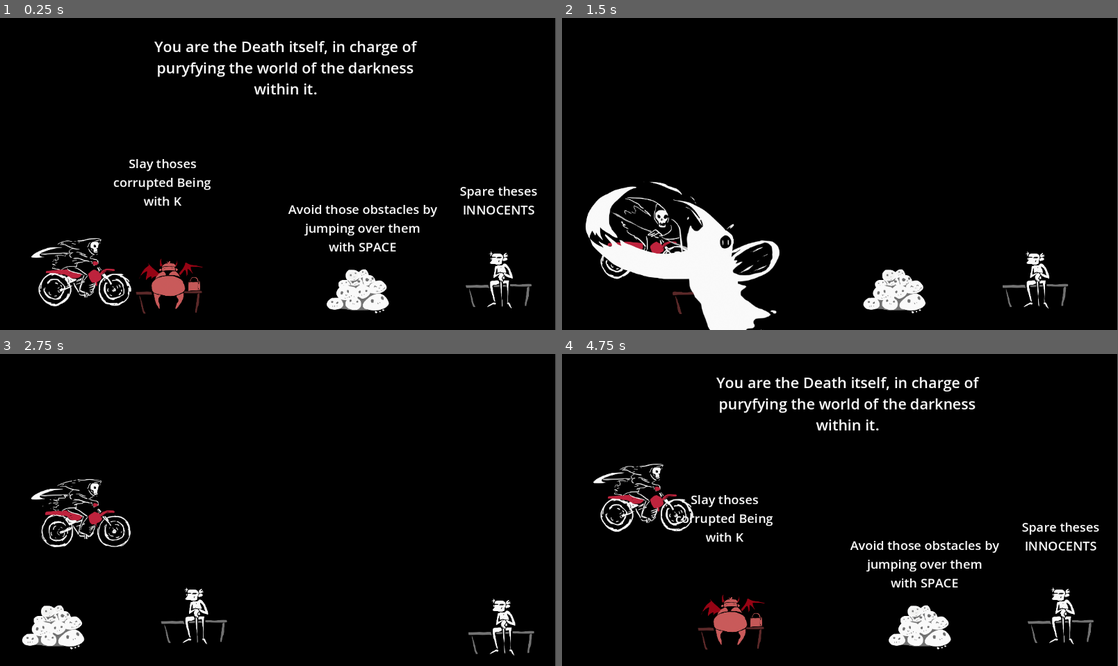
Above: before the commit, frames 1-4 (two rows, left to right).
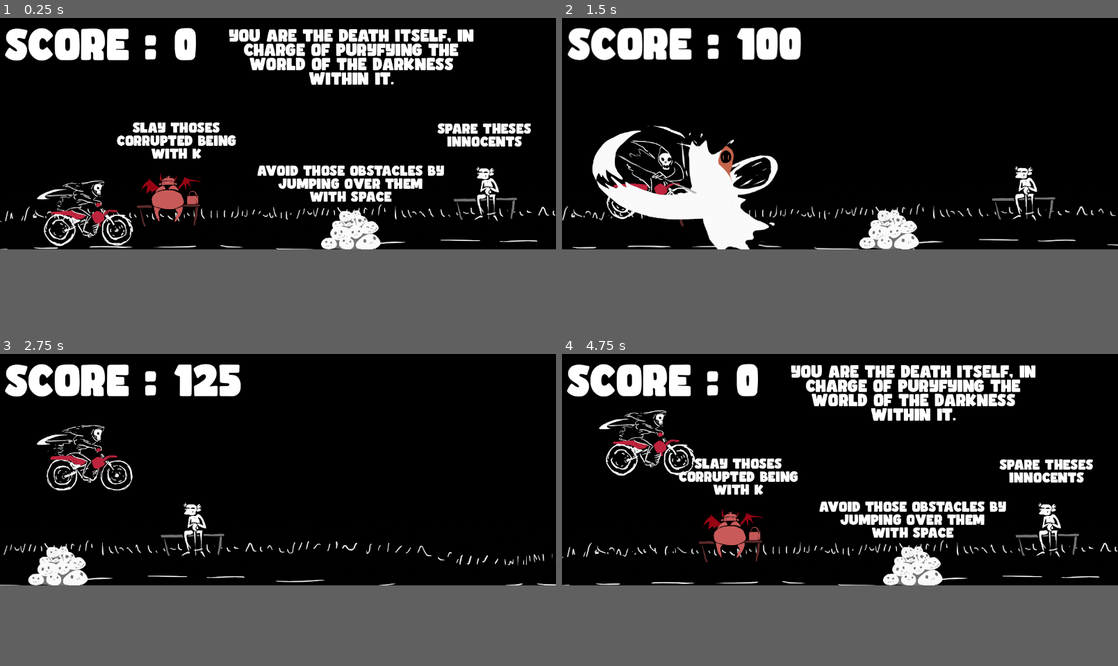
Above: after the commit, the same moments.

Repository: Guillemain/trijam
Game: Godot game, scene res://main.tscn
Two runs of this game, one before a commit and one after it. Both use one fixed random seed, a clock stepped at 60 frames per second and the inputs below. The engine's default icon, where the game draws it, is replaced by a stand-in: a white triangle on a blue panel in a dark square. Sound files missing from this copy of the repository are replaced by a short silence.
Inputs (mouse positions are in pixels of both pictures, inside the frame that each line leads up to):
- Up to frame 1 (0.25 s): no input
- Up to frame 2 (1.5 s): move the mouse to (962, 158) at 0.52 s; hold Space (jump) 0.53-1.28 s; move the mouse to (728, 189) at 1.27 s; click (728, 189) at 1.35 s
- Up to frame 3 (2.75 s): tap Space (jump) at 1.52, 1.55, 1.82 s; move the mouse to (333, 441) at 2.02 s; hold Space (jump) from 2.03 s (still down)
- Up to frame 4 (4.75 s): move the mouse to (812, 572) at 2.77 s; release Space (jump) at 2.78 s; click (812, 572) at 2.85 s; tap Space (jump) at 3.02, 3.05, 3.32 s; click "Try Again !" (after the commit: "Try Again ! (press R)") at 3.5 s; move the mouse to (1006, 556) at 4.27 s; hold Space (jump) from 4.28 s (still down)
In our replay, the window is 799x449 before the commit and 800x333 after it. These sizes can differ from the game's own. Grey fills any space a smaller window leaves; there, only what the larger window draws over its background counts as a difference.

The runs differ from the first frame. In frame 1, 20% of the frame differs, in the area x 0-100%, y 3-95%; in frame 2, 17%; in frame 3, 9.1%; in frame 4, 20%.

Commit message:
Font, effect equillibrage

Diff:
--- a/trijam-255/GameManager.gd
+++ b/trijam-255/GameManager.gd
@@ -28,6 +28,8 @@
 		return
 
 	if isDead:
+		if Input.is_action_pressed("restart"):
+			restart()
 		return
 
 	# raise score every second
@@ -65,6 +67,10 @@
 	if isDead:
 		return
 
+	var tween = get_tree().create_tween()
+	tween.tween_property($"../AudioStreamPlayer","pitch_scale",0.8,0.3)
+
+
 	isDead = true
 	%Level.isLevelMoving = false
 	%FinalScore.text = %FinalScore.text + str(score)
--- a/trijam-255/Level.gd
+++ b/trijam-255/Level.gd
@@ -9,6 +9,8 @@
 # j'aime pas avoir un peon sur un trunck
 
 @export var proba_trunk = 0.5 # probability of trunk spawn instead of a peon.
+var last_time_was_block = false
+
 
 @export_group("Trunk")
 @export var minDelayTrunk := 0.8
@@ -53,10 +55,12 @@
 func randomPeonSpawn():
 	# Chose what to spawn
 	var random_float = randf()
-	if random_float < proba_trunk:
+	if (random_float < proba_trunk) and not(last_time_was_block):
 		spawnSomething(trunk)
-		startNextPeonSpawnTimer()
+		last_time_was_block = true
+		startNextTrunkSpawnTimer()
 	else:
+		last_time_was_block = false
 		random_float = randf()
 		if random_float < ProbaDevil:
 			var instance = spawnSomething(devil) as Peon
@@ -65,7 +69,7 @@
 			var instance = spawnSomething(innocent) as Peon
 			instance.isKilled.connect(%GameManager.PeonSlayed.bind("INNOCENT"))
 
-	startNextPeonSpawnTimer()
+		startNextPeonSpawnTimer()
 
 func spawnTrunk():
 	pass
@@ -74,8 +78,8 @@
 
 func startNextTrunkSpawnTimer():
 	# random time between minTime & MaxTime
-	var rngDelay := minDelayTrunk / currentSpeedFactor + randf() * (maxDelayTrunk / currentSpeedFactor)
-	$TrunkTimer.start(rngDelay)
+	var rngDelay := (minDelay*1.5) / currentSpeedFactor + randf() * ((maxDelay*1.5) / currentSpeedFactor)
+	$PeonTimer.start(rngDelay)
 
 func startNextPeonSpawnTimer():
 	# random time between minTime & MaxTime
--- a/trijam-255/Mort/mort_o_cycle.gd
+++ b/trijam-255/Mort/mort_o_cycle.gd
@@ -12,7 +12,7 @@
 signal stopJump
 
 var numberFrameJumpPressed := 0
-const RECENT_JUMP_FRAME_NB := 5
+const RECENT_JUMP_FRAME_NB := 10
 
 @export_group("Attack")
 var isAttacking := false
--- a/trijam-255/Mort/mort_o_cycle.tscn
+++ b/trijam-255/Mort/mort_o_cycle.tscn
@@ -1,12 +1,14 @@
-[gd_scene load_steps=7 format=3 uid="uid://3qi8m1jqrino"]
+[gd_scene load_steps=9 format=3 uid="uid://3qi8m1jqrino"]
 
 [ext_resource type="Texture2D" uid="uid://bd38e2ar0j8jt" path="res://icon.svg" id="1_vru3r"]
 [ext_resource type="Script" path="res://Mort/mort_o_cycle.gd" id="1_x7gfg"]
 [ext_resource type="Script" path="res://Mort/ScytheArea.gd" id="3_6c2rx"]
 [ext_resource type="PackedScene" uid="uid://cdq0ql7bgtbmq" path="res://Mort/mort_rendere.tscn" id="4_ly27x"]
+[ext_resource type="AudioStream" uid="uid://dxr0e60lix1wl" path="res://Mort/Attaqueson.wav" id="5_n88jk"]
+[ext_resource type="AudioStream" uid="uid://k5mt86ffh620" path="res://Mort/jump.wav" id="6_n2lht"]
 
 [sub_resource type="RectangleShape2D" id="RectangleShape2D_jgv20"]
-size = Vector2(190, 107)
+size = Vector2(115, 107)
 
 [sub_resource type="RectangleShape2D" id="RectangleShape2D_33n8q"]
 size = Vector2(54, 107)
@@ -20,7 +22,7 @@
 stoppingGravity = -100.0
 
 [node name="CollisionShape2D" type="CollisionShape2D" parent="."]
-position = Vector2(0, -0.5)
+position = Vector2(37.5, -0.5)
 shape = SubResource("RectangleShape2D_jgv20")
 
 [node name="Sprite2D" type="Sprite2D" parent="."]
@@ -45,6 +47,20 @@
 position = Vector2(-10, -85)
 scale = Vector2(0.539273, 0.539273)
 
+[node name="AudioStreamPlayer" type="AudioStreamPlayer" parent="."]
+stream = ExtResource("5_n88jk")
+volume_db = -5.288
+bus = &"FX"
+
+[node name="AudioStreamPlayer2" type="AudioStreamPlayer" parent="."]
+stream = ExtResource("6_n2lht")
+volume_db = -6.169
+pitch_scale = 1.27
+max_polyphony = 2
+bus = &"FX"
+
 [connection signal="startAttack" from="." to="MortRendere" method="_on_mortocycle_start_attack"]
+[connection signal="startAttack" from="." to="AudioStreamPlayer" method="play"]
 [connection signal="startJump" from="." to="MortRendere" method="_on_mortocycle_start_jump"]
+[connection signal="startJump" from="." to="AudioStreamPlayer2" method="play"]
 [connection signal="timeout" from="AttackDuration" to="." method="_on_attack_duration_timeout"]
--- a/trijam-255/Peon/died_effect.tscn
+++ b/trijam-255/Peon/died_effect.tscn
@@ -85,6 +85,7 @@
 frame_progress = 1.0
 
 [node name="Ame" type="AnimatedSprite2D" parent="."]
+modulate = Color(0.788235, 0.403922, 0.301961, 1)
 position = Vector2(-1, -2)
 scale = Vector2(0.445, 0.445)
 sprite_frames = SubResource("SpriteFrames_3vuxe")
--- a/trijam-255/Peon/peon.gd
+++ b/trijam-255/Peon/peon.gd
@@ -21,3 +21,4 @@
 		isAlive = false
 		isKilled.emit()
 		print("Peon killed")
+		get_tree().get_nodes_in_group("cam")[0].doShake()
--- a/trijam-255/Peon/peon.tscn
+++ b/trijam-255/Peon/peon.tscn
@@ -1,8 +1,9 @@
-[gd_scene load_steps=5 format=3 uid="uid://b0nr5ynvf8vak"]
+[gd_scene load_steps=6 format=3 uid="uid://b0nr5ynvf8vak"]
 
 [ext_resource type="Texture2D" uid="uid://bd38e2ar0j8jt" path="res://icon.svg" id="1_ayyln"]
 [ext_resource type="Script" path="res://Peon/peon.gd" id="1_vj08f"]
 [ext_resource type="PackedScene" uid="uid://d3go3s3boxmqv" path="res://Peon/pen_render.tscn" id="3_wp66r"]
+[ext_resource type="AudioStream" uid="uid://bhla1eb8guvr2" path="res://Peon/mort.wav" id="4_l6pgi"]
 
 [sub_resource type="RectangleShape2D" id="RectangleShape2D_oncc7"]
 size = Vector2(115, 122)
@@ -25,7 +26,14 @@
 shape = SubResource("RectangleShape2D_oncc7")
 
 [node name="PenRender" parent="." instance=ExtResource("3_wp66r")]
-position = Vector2(5, -30)
+position = Vector2(3, -88)
 scale = Vector2(0.36425, 0.36425)
 
+[node name="AudioStreamPlayer" type="AudioStreamPlayer" parent="."]
+stream = ExtResource("4_l6pgi")
+volume_db = -7.051
+pitch_scale = 0.86
+bus = &"FX"
+
 [connection signal="isKilled" from="." to="PenRender" method="_on_peon_is_killed"]
+[connection signal="isKilled" from="." to="AudioStreamPlayer" method="play"]
--- a/trijam-255/Trunk/trunk.tscn
+++ b/trijam-255/Trunk/trunk.tscn
@@ -16,5 +16,5 @@
 texture = ExtResource("1_mx7xo")
 
 [node name="CollisionShape2D" type="CollisionShape2D" parent="."]
-position = Vector2(-16, -19)
+position = Vector2(2, -9)
 shape = SubResource("CircleShape2D_2i77m")
--- /dev/null
+++ b/trijam-255/default_bus_layout.tres
@@ -0,0 +1,24 @@
+[gd_resource type="AudioBusLayout" load_steps=2 format=3 uid="uid://vqnkn6oqhjt"]
+
+[sub_resource type="AudioEffectCompressor" id="AudioEffectCompressor_8qrxf"]
+resource_name = "Compressor"
+threshold = -10.7
+ratio = 14.4
+release_ms = 50.0
+sidechain = &"FX"
+
+[resource]
+bus/1/name = &"Music"
+bus/1/solo = false
+bus/1/mute = false
+bus/1/bypass_fx = false
+bus/1/volume_db = -3.76831
+bus/1/send = &"Master"
+bus/1/effect/0/effect = SubResource("AudioEffectCompressor_8qrxf")
+bus/1/effect/0/enabled = true
+bus/2/name = &"FX"
+bus/2/solo = false
+bus/2/mute = false
+bus/2/bypass_fx = false
+bus/2/volume_db = 0.0
+bus/2/send = &"Master"
--- a/trijam-255/main.tscn
+++ b/trijam-255/main.tscn
@@ -1,12 +1,17 @@
-[gd_scene load_steps=11 format=3 uid="uid://c74p6yghswvn"]
+[gd_scene load_steps=16 format=3 uid="uid://c74p6yghswvn"]
 
 [ext_resource type="PackedScene" uid="uid://3qi8m1jqrino" path="res://Mort/mort_o_cycle.tscn" id="1_1uop1"]
 [ext_resource type="Script" path="res://Level.gd" id="2_c64df"]
 [ext_resource type="PackedScene" uid="uid://b0nr5ynvf8vak" path="res://Peon/peon.tscn" id="2_lnovw"]
 [ext_resource type="PackedScene" uid="uid://bw3ogj7xiaj3i" path="res://Trunk/trunk.tscn" id="3_tgrgu"]
 [ext_resource type="PackedScene" uid="uid://bb8phikbuvpaw" path="res://Peon/devil.tscn" id="4_ldifs"]
+[ext_resource type="Texture2D" uid="uid://dejwgrsayjdto" path="res://Trunk/road.png" id="6_703sl"]
 [ext_resource type="Script" path="res://GameManager.gd" id="6_p4xbc"]
 [ext_resource type="Texture2D" uid="uid://bd38e2ar0j8jt" path="res://icon.svg" id="7_onu42"]
+[ext_resource type="Script" path="res://roadoffset.gd" id="7_tf6ec"]
+[ext_resource type="AudioStream" uid="uid://cjdi0xh85rqc7" path="res://musicloop.mp3" id="8_tlvtd"]
+[ext_resource type="Theme" uid="uid://cqbpbx7vflecu" path="res://themedebase.tres" id="9_kyy20"]
+[ext_resource type="Script" path="res://shake.gd" id="11_k44ep"]
 
 [sub_resource type="SegmentShape2D" id="SegmentShape2D_gj4k8"]
 a = Vector2(-217, 0)
@@ -31,6 +36,7 @@
 [node name="Node2D" type="Node2D"]
 
 [node name="Mort-o-cycle" parent="." instance=ExtResource("1_1uop1")]
+z_index = 20
 position = Vector2(175, 543)
 
 [node name="Level" type="Node2D" parent="."]
@@ -41,7 +47,9 @@
 isLevelMoving = true
 maxDelayTrunk = 3.0
 trunk = ExtResource("3_tgrgu")
-ProbaDevil = 0.332
+minDelay = 0.435
+maxDelay = 1.95
+ProbaDevil = 0.729
 devil = ExtResource("4_ldifs")
 innocent = ExtResource("2_lnovw")
 
@@ -57,7 +65,7 @@
 position = Vector2(1035, 570)
 
 [node name="Spawn" type="Node2D" parent="Level"]
-position = Vector2(1291, 593)
+position = Vector2(1626, 559)
 
 [node name="TrunkTimer" type="Timer" parent="Level"]
 
@@ -71,6 +79,15 @@
 position = Vector2(-2, 2)
 shape = SubResource("SegmentShape2D_gj4k8")
 debug_color = Color(0.956863, 0, 0.52549, 0.419608)
+
+[node name="Polygon2D" type="Polygon2D" parent="Floor"]
+z_index = -345
+texture_repeat = 2
+position = Vector2(-337, -121)
+texture = ExtResource("6_703sl")
+polygon = PackedVector2Array(1.5873, 1.5873, 1917.46, 3.1746, 1915.87, 198.413, 683.968, 196.37, 1.5873, 195.238)
+uv = PackedVector2Array(1.5873, 1.5873, 1917.46, 3.1746, 1915.87, 198.413, 1.5873, 195.238)
+script = ExtResource("7_tf6ec")
 
 [node name="KillZone" type="Area2D" parent="."]
 position = Vector2(-267, 0)
@@ -87,11 +104,13 @@
 script = ExtResource("6_p4xbc")
 
 [node name="Score Panel" type="Control" parent="GameManager"]
-visible = false
 layout_mode = 3
 anchors_preset = 0
-offset_right = 40.0
-offset_bottom = 40.0
+offset_left = -20.0
+offset_top = 106.0
+offset_right = 20.0
+offset_bottom = 146.0
+theme = ExtResource("9_kyy20")
 
 [node name="MarginContainer" type="MarginContainer" parent="GameManager/Score Panel"]
 layout_mode = 0
@@ -116,10 +135,14 @@
 visible = false
 layout_mode = 3
 anchors_preset = 0
-offset_right = 40.0
-offset_bottom = 40.0
+offset_left = -9.0
+offset_top = 3.0
+offset_right = 31.0
+offset_bottom = 43.0
+theme = ExtResource("9_kyy20")
 
 [node name="TextureRect" type="TextureRect" parent="GameManager/DeathPanel"]
+visible = false
 layout_mode = 0
 offset_left = 522.0
 offset_top = 73.0
@@ -161,13 +184,14 @@
 
 [node name="Button" type="Button" parent="GameManager/DeathPanel"]
 layout_mode = 0
-offset_left = 429.0
-offset_top = 413.0
-offset_right = 720.0
-offset_bottom = 498.0
-theme_override_colors/font_color = Color(1, 0, 0, 1)
+offset_left = 364.0
+offset_top = 397.0
+offset_right = 754.0
+offset_bottom = 482.0
+theme_override_colors/font_color = Color(0.745098, 0.141176, 0.239216, 1)
 theme_override_font_sizes/font_size = 56
-text = "Try Again !"
+text = "Try Again ! (press R)
+"
 
 [node name="TutoPanel" type="Control" parent="GameManager"]
 layout_mode = 3
@@ -177,20 +201,22 @@
 
 [node name="RichTextLabel" type="RichTextLabel" parent="GameManager/TutoPanel"]
 layout_mode = 0
-offset_left = 306.0
-offset_top = 37.0
-offset_right = 879.0
-offset_bottom = 322.0
+offset_left = 457.0
+offset_top = 129.0
+offset_right = 1030.0
+offset_bottom = 414.0
+theme = ExtResource("9_kyy20")
 theme_override_font_sizes/normal_font_size = 31
 bbcode_enabled = true
 text = "[center]You are the Death itself, in charge of puryfying the world of the darkness within it.[/center]"
 
 [node name="Trunk" type="Label" parent="GameManager/TutoPanel"]
 layout_mode = 0
-offset_left = 585.0
-offset_top = 379.0
-offset_right = 920.0
-offset_bottom = 493.0
+offset_left = 540.0
+offset_top = 424.0
+offset_right = 942.0
+offset_bottom = 538.0
+theme = ExtResource("9_kyy20")
 theme_override_font_sizes/font_size = 26
 text = "Avoid those obstacles by
 jumping over them
@@ -199,10 +225,11 @@
 
 [node name="Trunk2" type="Label" parent="GameManager/TutoPanel"]
 layout_mode = 0
-offset_left = 867.0
-offset_top = 341.0
-offset_right = 1202.0
-offset_bottom = 455.0
+offset_left = 863.0
+offset_top = 333.0
+offset_right = 1198.0
+offset_bottom = 447.0
+theme = ExtResource("9_kyy20")
 theme_override_font_sizes/font_size = 26
 text = "Spare theses
 INNOCENTS"
@@ -210,19 +237,31 @@
 
 [node name="Trunk3" type="Label" parent="GameManager/TutoPanel"]
 layout_mode = 0
-offset_left = 162.0
-offset_top = 284.0
-offset_right = 512.0
-offset_bottom = 398.0
+offset_left = 191.0
+offset_top = 331.0
+offset_right = 541.0
+offset_bottom = 445.0
+theme = ExtResource("9_kyy20")
 theme_override_font_sizes/font_size = 26
 text = "Slay thoses
 corrupted Being
 with K"
 horizontal_alignment = 1
 
+[node name="Camera2D" type="Camera2D" parent="." groups=["cam"]]
+position = Vector2(585, 356)
+script = ExtResource("11_k44ep")
+
+[node name="AudioStreamPlayer" type="AudioStreamPlayer" parent="."]
+stream = ExtResource("8_tlvtd")
+autoplay = true
+bus = &"Music"
+
 [connection signal="hitATrunk" from="Mort-o-cycle" to="GameManager" method="trunkHit"]
+[connection signal="hitATrunk" from="Mort-o-cycle" to="Camera2D" method="doShake"]
 [connection signal="isKilled" from="Level/ToMove/Devil" to="GameManager" method="PeonSlayed" binds= ["DEVIL"]]
 [connection signal="isKilled" from="Level/ToMove/Peon" to="GameManager" method="PeonSlayed" binds= ["INNOCENT"]]
 [connection signal="timeout" from="Level/TrunkTimer" to="Level" method="spawnTrunk"]
 [connection signal="timeout" from="Level/PeonTimer" to="Level" method="randomPeonSpawn"]
 [connection signal="pressed" from="GameManager/DeathPanel/Button" to="GameManager" method="restart"]
+[connection signal="finished" from="AudioStreamPlayer" to="AudioStreamPlayer" method="play"]
--- a/trijam-255/project.godot
+++ b/trijam-255/project.godot
@@ -14,6 +14,11 @@
 run/main_scene="res://main.tscn"
 config/features=PackedStringArray("4.2", "GL Compatibility")
 config/icon="res://icon.svg"
+
+[display]
+
+window/size/viewport_width=1200
+window/size/viewport_height=500
 
 [input]
 
@@ -34,6 +39,11 @@
 , Object(InputEventKey,"resource_local_to_scene":false,"resource_name":"","device":-1,"window_id":0,"alt_pressed":false,"shift_pressed":false,"ctrl_pressed":false,"meta_pressed":false,"pressed":false,"keycode":0,"physical_keycode":75,"key_label":0,"unicode":107,"echo":false,"script":null)
 ]
 }
+restart={
+"deadzone": 0.5,
+"events": [Object(InputEventKey,"resource_local_to_scene":false,"resource_name":"","device":-1,"window_id":0,"alt_pressed":false,"shift_pressed":false,"ctrl_pressed":false,"meta_pressed":false,"pressed":false,"keycode":0,"physical_keycode":82,"key_label":0,"unicode":114,"echo":false,"script":null)
+]
+}
 
 [layer_names]
 
--- /dev/null
+++ b/trijam-255/roadoffset.gd
@@ -0,0 +1,12 @@
+extends Polygon2D
+
+@export var vitesse_defil = 1000.0
+# Called when the node enters the scene tree for the first time.
+func _ready():
+	pass # Replace with function body.
+
+
+# Called every frame. 'delta' is the elapsed time since the previous frame.
+func _process(delta):
+	if (%Level.isLevelMoving):
+		texture_offset.x = texture_offset.x + delta * %Level.speed * %Level.currentSpeedFactor
--- /dev/null
+++ b/trijam-255/shake.gd
@@ -0,0 +1,23 @@
+extends Camera2D
+
+@export var decay = 0.8  # How quickly the shaking stops [0, 1].
+@export var max_offset = Vector2(100, 75)  # Maximum hor/ver shake in pixels.
+@export var max_roll = 0.1  # Maximum rotation in radians (use sparingly).
+
+var force = 0.0  # Current shake strength.
+var force_power = 2  # Trauma exponent. Use [2, 3].
+
+func doShake():
+	var amount = 0.2
+	force = min(force + amount, 0.4)
+
+func shake():
+	var amount = pow(force, force_power)
+	rotation = max_roll * amount * randf_range(-1, 1)
+	offset.x = max_offset.x * amount * randf_range(-1, 1)
+	offset.y = max_offset.y * amount * randf_range(-1, 1)
+
+func _process(delta):
+	if force and Engine.time_scale>0.5:
+		force = max(force - decay * delta, 0)
+		shake()
--- /dev/null
+++ b/trijam-255/themedebase.tres
@@ -0,0 +1,7 @@
+[gd_resource type="Theme" load_steps=2 format=3 uid="uid://cqbpbx7vflecu"]
+
+[ext_resource type="FontFile" uid="uid://b8vbvv6wc42nk" path="res://Mort/Comicy.otf" id="1_58csf"]
+
+[resource]
+default_font = ExtResource("1_58csf")
+default_font_size = 80
Not shown, added: trijam-255/Mort/Attaqueson.wav.import
Binary file added: trijam-255/Mort/Comicy.otf
Not shown, added: trijam-255/Mort/Comicy.otf.import
Not shown, added: trijam-255/Mort/Om Botak.otf.import
Not shown, added: trijam-255/Mort/jump.wav.import
Not shown, added: trijam-255/Peon/mort.wav.import
Binary file added: trijam-255/Trunk/road.png
Not shown, added: trijam-255/Trunk/road.png.import
Not shown, added: trijam-255/musicloop.mp3.import
Not shown, added: trijam-255/Mort/Attaqueson.wav
Not shown, added: trijam-255/Mort/jump.wav
Not shown, added: trijam-255/Peon/mort.wav
(and 1 more such lines)
